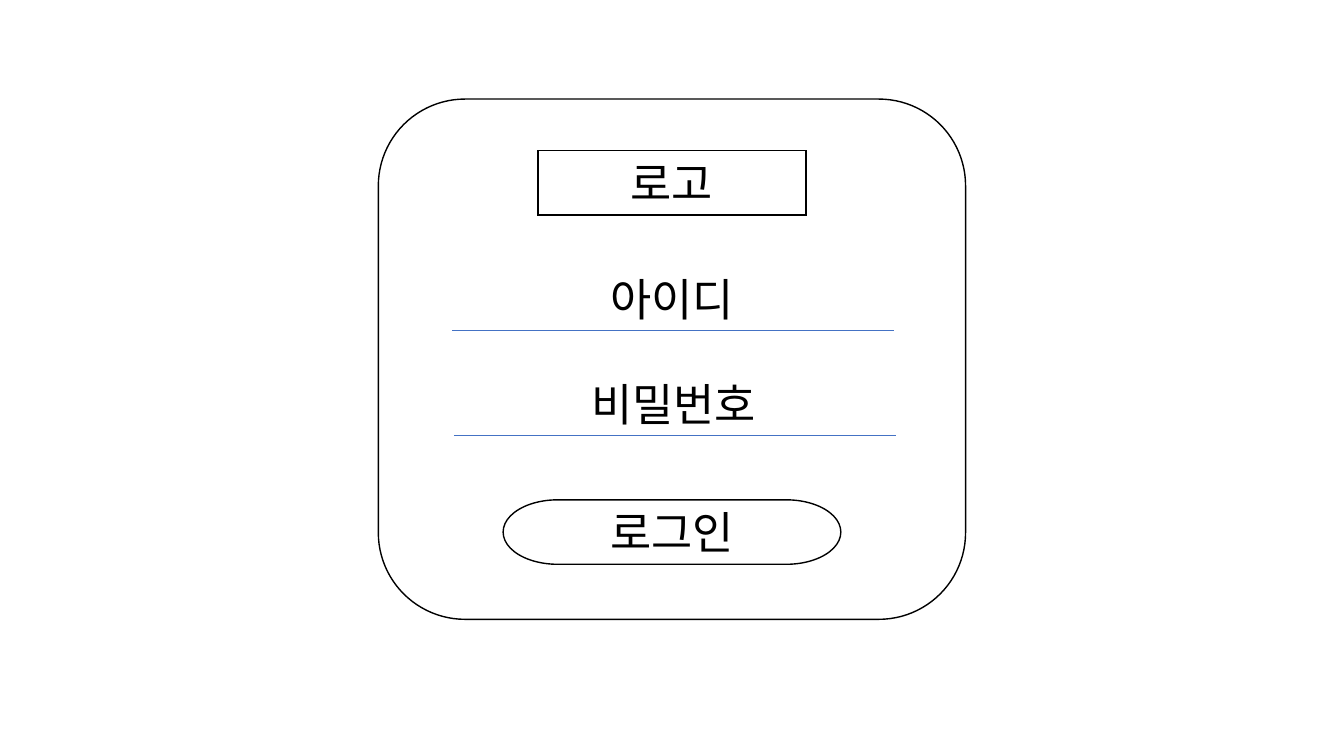
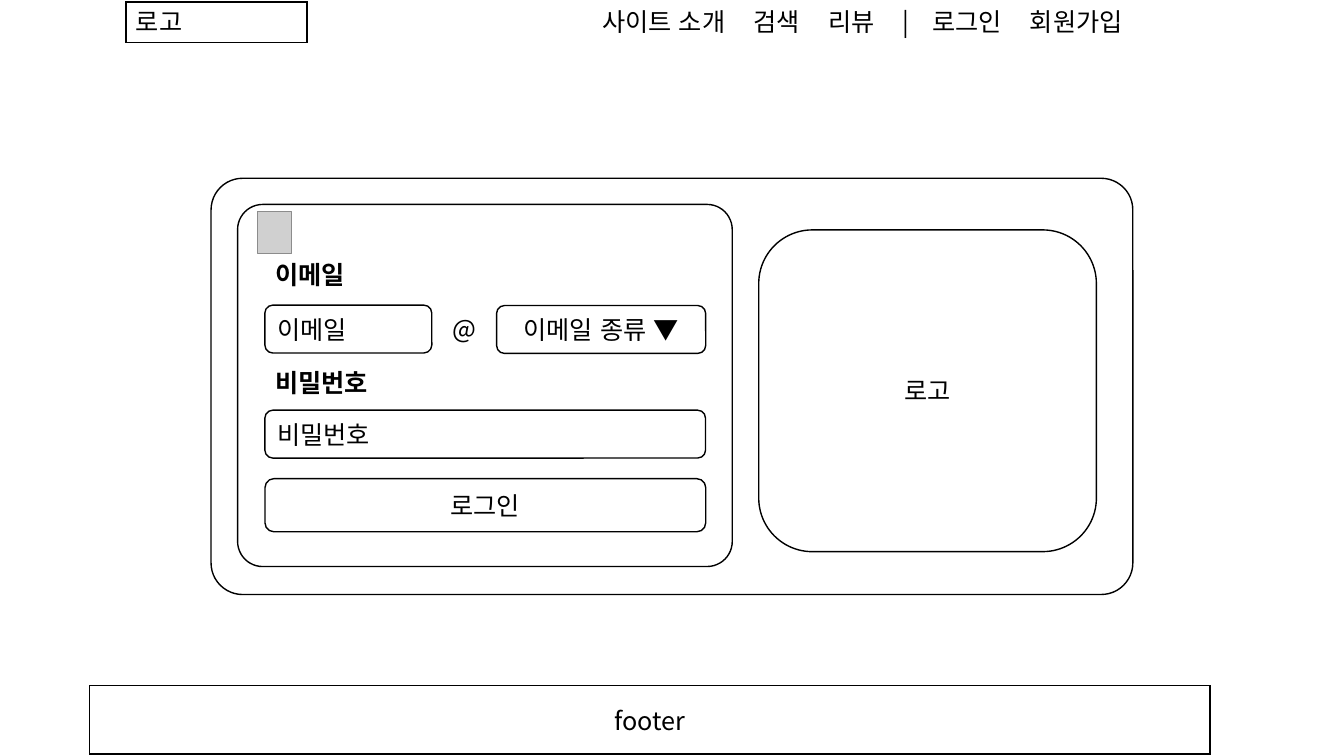
Before and after one commit to hyun5292/React, a slide deck: slide 9 of treview/public/assets/화면구성도.pptx (slide 6 before the commit). Drawn at 1344x756 pixels with LibreOffice and Linux fonts; fonts in the diff are those of the drawing; grey boxes stand for pictures. Boxes give left, top, right and bottom in pixels: in the first picture for what was removed or moved away, otherwise in the second. Text is boxed around its words. In the diff, an @@ line names an element or a change of style, - is before the commit and + after.

```diff
--- a/treview/public/assets/화면구성도.pptx
+++ b/treview/public/assets/화면구성도.pptx
@@ rectangle "로고": place and size @@
-rectangle "로고" at bbox=[538, 150, 807, 215]
+rectangle "로고" at bbox=[126, 2, 308, 42]
@@ rectangle "로고" at bbox=[126, 2, 308, 42]: size 32 to 18 pt; alignment centre to left @@
@@ text added at bbox=[602, 10, 1123, 33], 18 pt, text #000000 @@
+사이트 소개 검색 리뷰 | 로그인 회원가입
@@ rounded rectangle removed at bbox=[378, 99, 966, 619] @@
@@ group added at bbox=[211, 178, 1132, 595]: 6 rounded rectangles, 2 texts, 1 picture @@
+로고
+이메일
+이메일 종류 ▼
+@
+비밀번호
+이메일
@@ text removed at bbox=[610, 279, 734, 320] @@
-아이디
@@ line removed from (453, 331) to (894, 331) @@
@@ text "비밀번호": place and size @@
-text "비밀번호" at bbox=[591, 384, 756, 425]
+text "비밀번호" at bbox=[275, 371, 368, 395]
@@ text "비밀번호" at bbox=[275, 371, 368, 395]: size 32 to 18 pt, bold on; alignment centre to left @@
@@ line removed from (454, 436) to (895, 436) @@
@@ rounded rectangle "로그인": place and size @@
-rounded rectangle "로그인" at bbox=[503, 500, 841, 565]
+rounded rectangle "로그인" at bbox=[265, 479, 706, 532]
@@ rounded rectangle "로그인" at bbox=[265, 479, 706, 532]: size 32 to 18 pt; pill shape to rounded rectangle @@
@@ rectangle added at bbox=[90, 686, 1211, 754], fill #FFFFFF, outline #000000 1 pt, 18 pt, text #000000 @@
+footer
```
Also in this commit, not shown: 4 other slides changed, 6 slides added, 2 slides removed, 1 other file.
